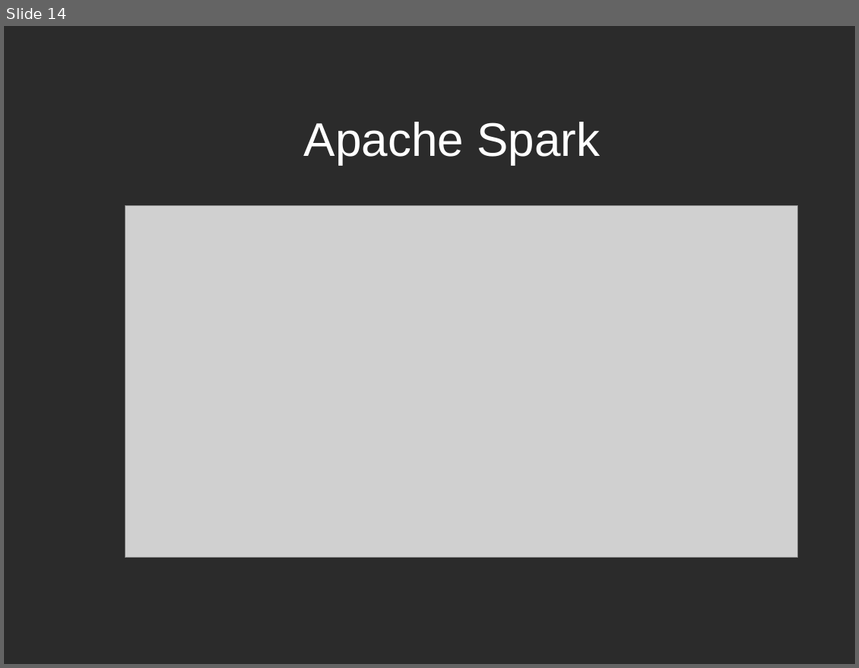
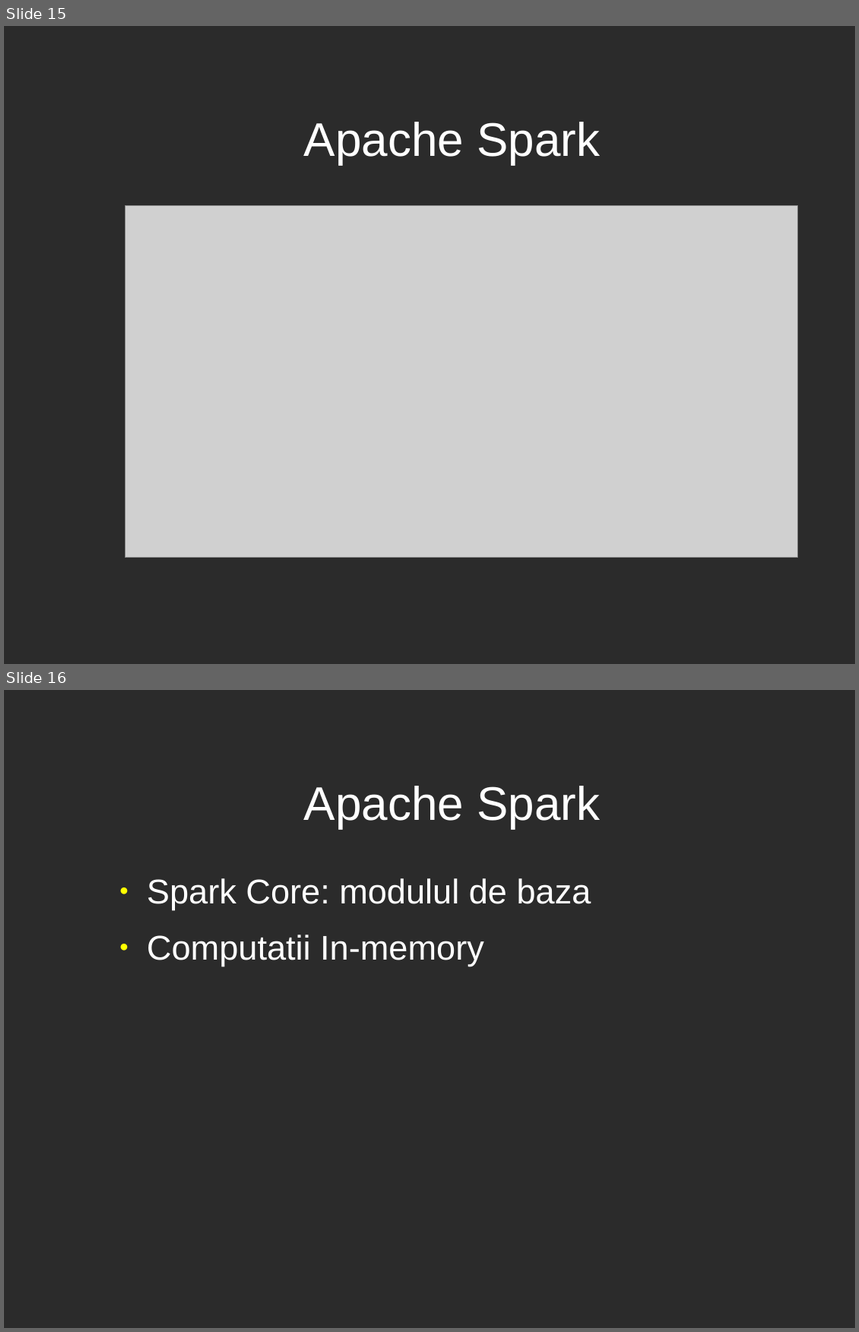
Before and after one commit to RaresBr/licenta, a slide deck: prezentareBradeaRares.odp. Shown one above the other, each under a label of ours: slide 14 before the commit, slides 15 and 16 after it. The pictures are 859x668 and 859x1332 pixels, drawn with LibreOffice and Linux fonts; fonts in the diff are those of the drawing; grey boxes stand for pictures; background and template pictures are left out; a plain dark background stands for a picture behind light text. Boxes give left, top, right and bottom in pixels: in the first picture for what was removed or moved away, otherwise in the second. Text is boxed around its words. In the diff, an @@ line names an element or a change of style, - is before the commit and + after.

```diff
--- a/prezentareBradeaRares.odp
+++ b/prezentareBradeaRares.odp
@@ slide 16 added at [4,690,855,1328], background picture (left out) @@
@@ title added at [304,786,600,828], 44 pt, text #FFFFFF @@
+Apache Spark
@@ text added at [147,878,591,967], 32 pt, text #FFFFFF @@
+● Spark Core: modulul de baza
+● Computatii In-memory
@@ what was slide 14 is now slide 15 @@
```
Also in this commit, not shown: 15 other slides added.
